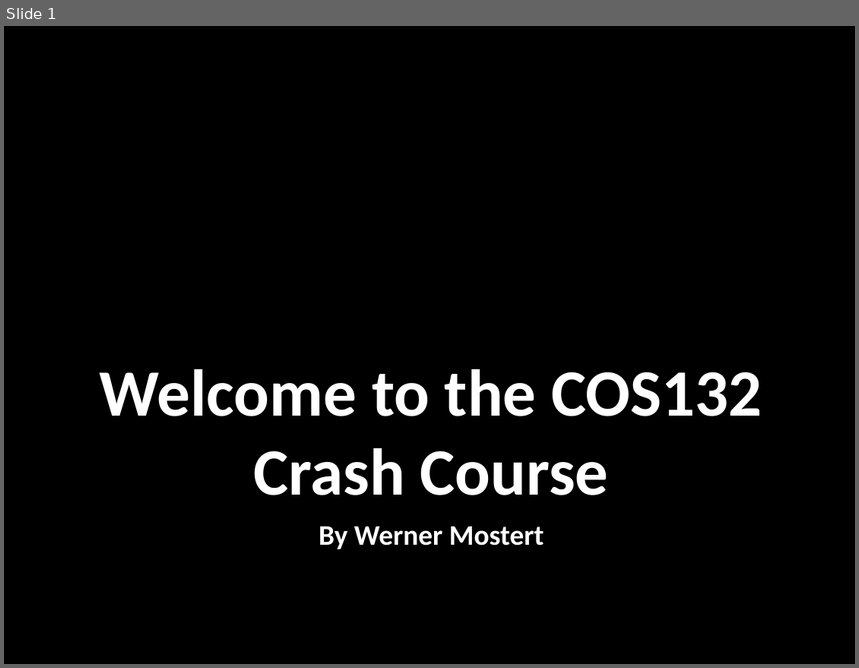
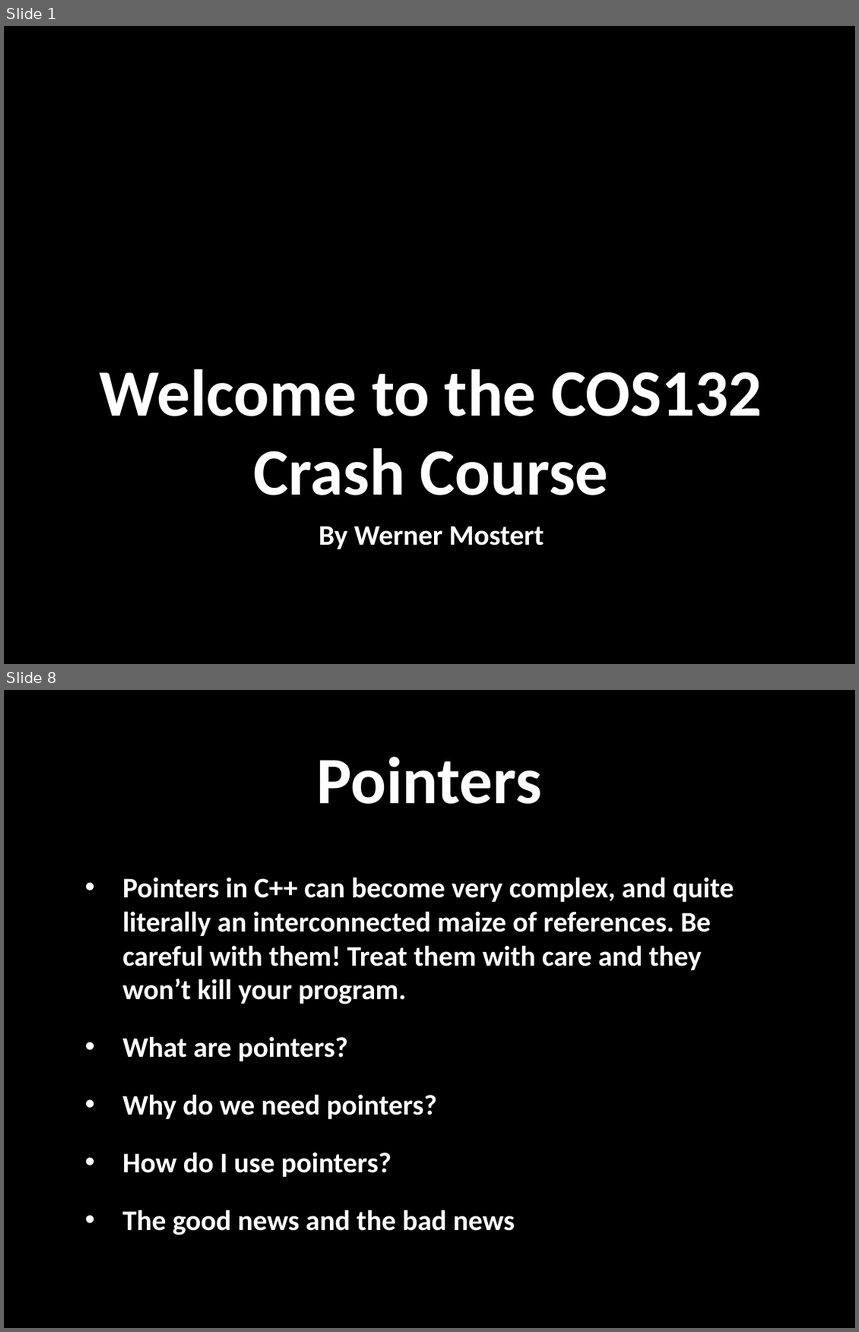
Before and after one commit to WMostert1/COS132-Crash-Course, a slide deck: Crash Course Slides.pptx. Shown one above the other, each under a label of ours: slide 1 before the commit, slides 1 and 8 after it; the slides between them are not shown. The pictures are 859x668 and 859x1332 pixels, drawn with LibreOffice and Linux fonts; fonts in the diff are those of the drawing; background and template pictures are left out. Boxes give left, top, right and bottom in pixels: in the first picture for what was removed or moved away, otherwise in the second. Text is boxed around its words. In the diff, an @@ line names an element or a change of style, - is before the commit and + after.

```diff
--- a/Crash Course Slides.pptx
+++ b/Crash Course Slides.pptx
@@ slide 8 added at (x1=4, y1=690, x2=855, y2=1328), background picture (left out) @@
@@ title added at (x1=316, y1=757, x2=542, y2=804), 56 pt, text #FFFFFF, bold @@
+Pointers
@@ text added at (x1=123, y1=877, x2=734, y2=1236), 24 pt, text #FFFFFF, bold @@
+• Pointers in C++ can become very complex, and quite literally an interconnected maize of references. Be careful with them! Treat them with care and they won’t kill your program.
+• What are pointers?
+• Why do we need pointers?
+• How do I use pointers?
+• The good news and the bad news
```
Also in this commit, not shown: 1 slide changed, 30 other slides added, 19 other files.
